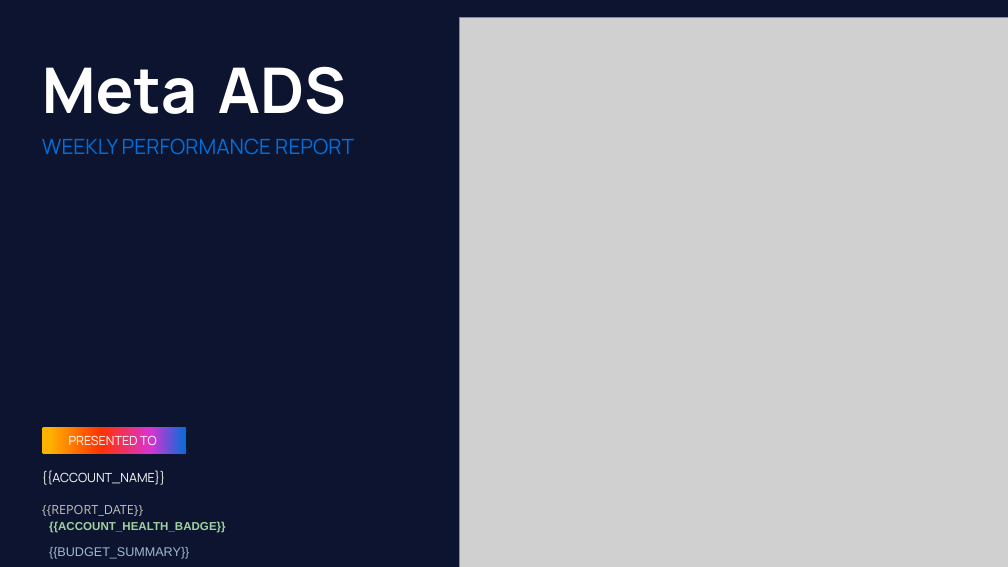
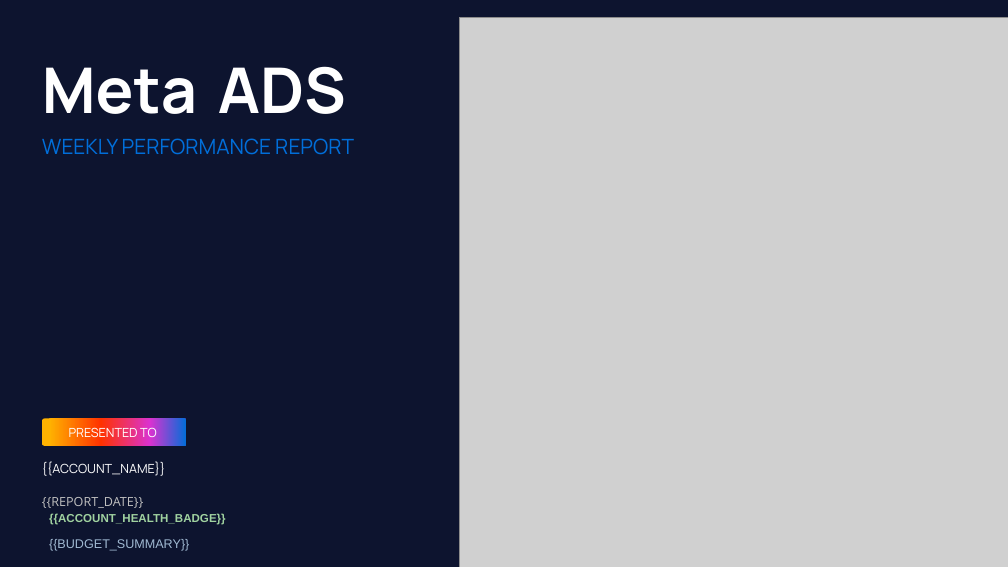
Before and after one commit to nextreport-app/NRE, a slide deck: slide 1 of templates/dark.pptx. Drawn at 1008x567 pixels with LibreOffice and Linux fonts; fonts in the diff are those of the drawing; grey boxes stand for pictures; background and template pictures are left out. Boxes give left, top, right and bottom in pixels: in the first picture for what was removed or moved away, otherwise in the second. Text is boxed around its words. In the diff, an @@ line names an element or a change of style, - is before the commit and + after.

Commit message:
Fix campaign slides, date formats, active count, cover spacing - 259 tests

```diff
--- a/templates/dark.pptx
+++ b/templates/dark.pptx
@@ rounded rectangle "PRESENTED TO": place and size @@
-rounded rectangle "PRESENTED TO" at [42,426,186,454]
+rounded rectangle "PRESENTED TO" at [42,419,186,446]
@@ 4 texts: place and size @@
-4 texts at [42,470,226,559]
+4 texts at [42,461,226,551]
```
Also in this commit, not shown: 17 other files.
